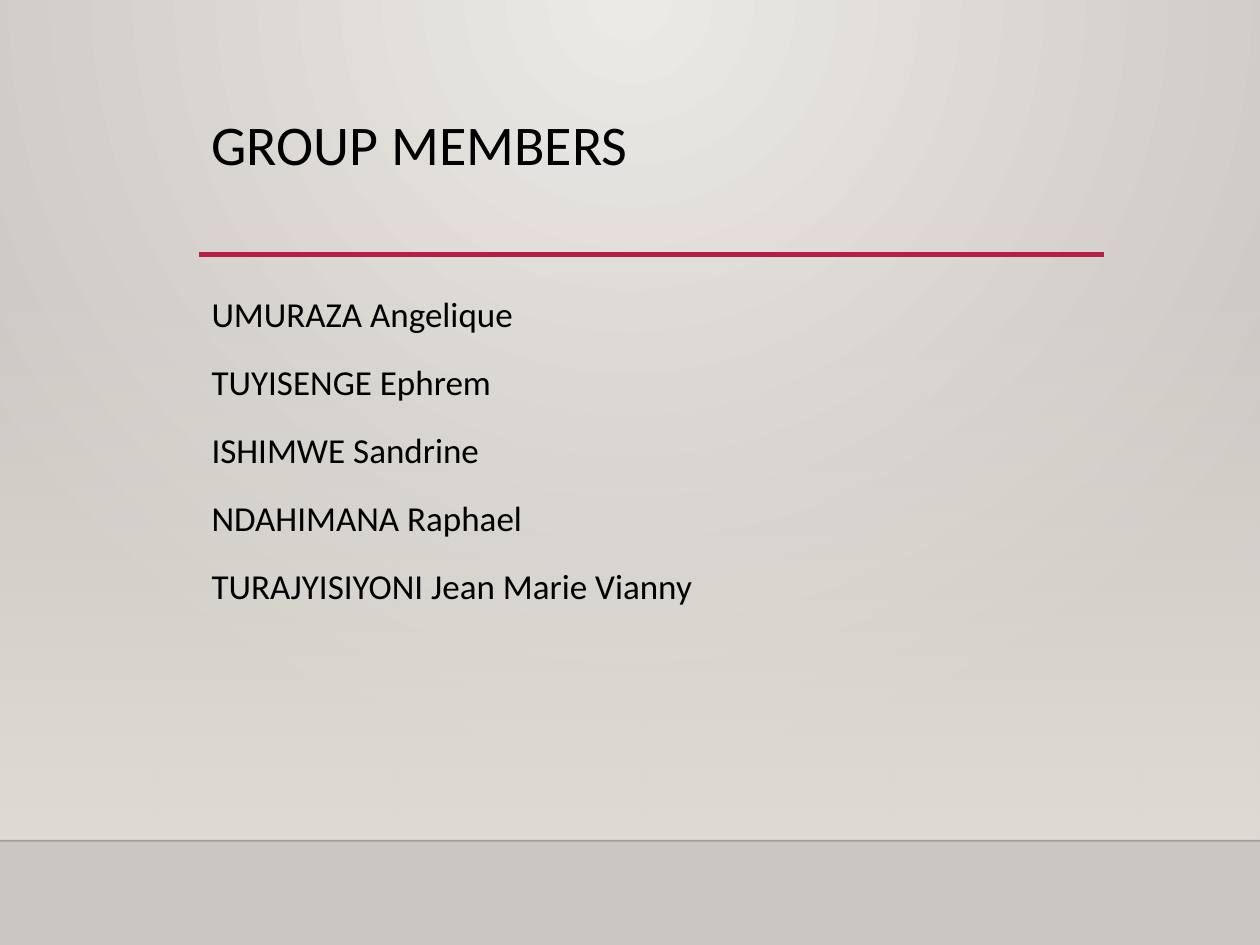
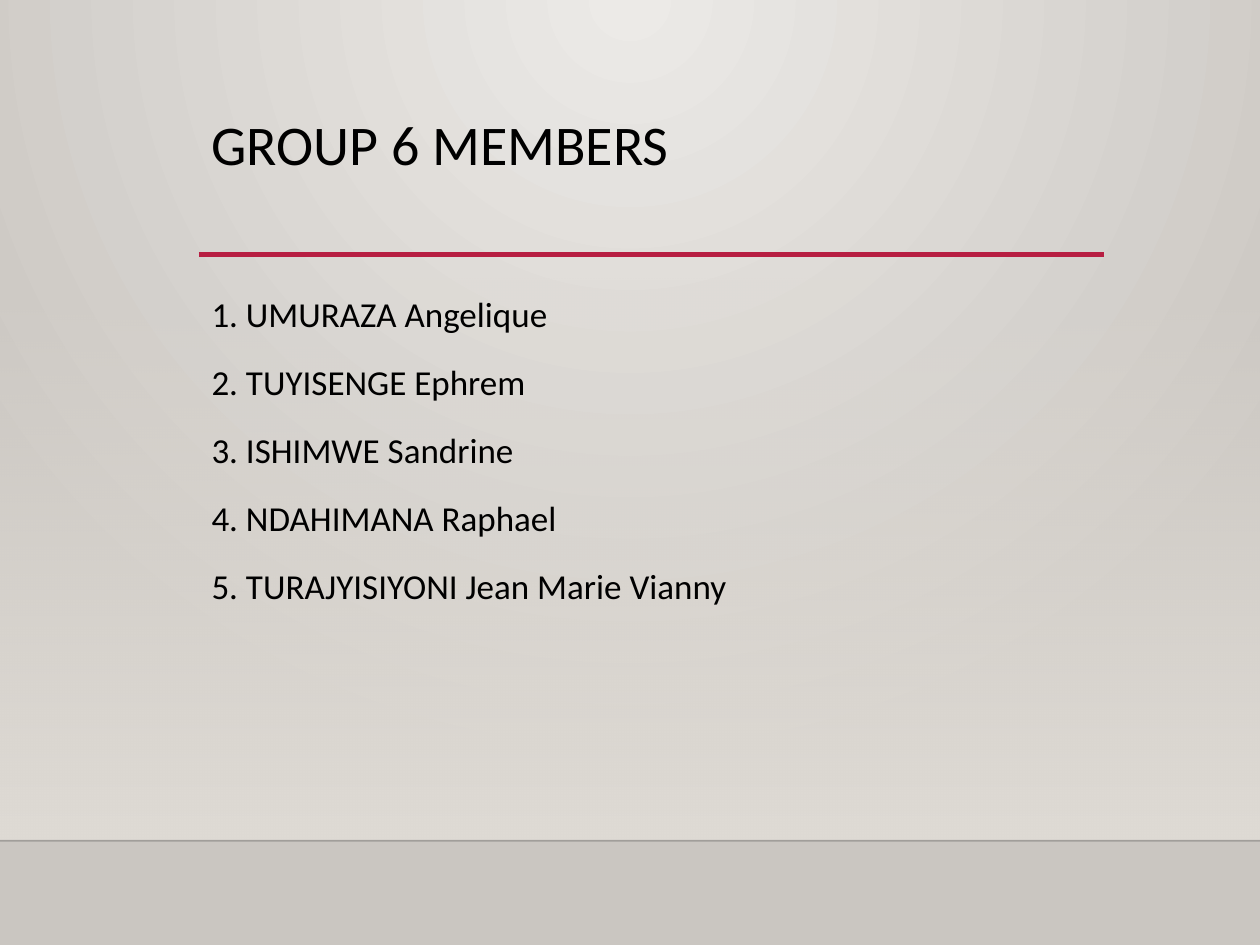
Before and after one commit to group6ai2026/LoanPayBackPrediction, a slide deck: slide 2 of PPT/Group6PPT.pptx (slide 6 before the commit). Drawn at 1260x945 pixels with LibreOffice and Linux fonts; fonts in the diff are those of the drawing; background and template pictures are left out. Boxes give left, top, right and bottom in pixels: in the first picture for what was removed or moved away, otherwise in the second. Text is boxed around its words. In the diff, an @@ line names an element or a change of style, - is before the commit and + after.

```diff
--- a/PPT/Group6PPT.pptx
+++ b/PPT/Group6PPT.pptx
@@ title at (212, 127, 668, 166): text changed @@
-GROUP MEMBERS
+GROUP 6 MEMBERS
@@ text at (212, 302, 727, 605): text changed @@
-UMURAZA Angelique
-TUYISENGE Ephrem
-ISHIMWE Sandrine
-NDAHIMANA Raphael
-TURAJYISIYONI Jean Marie Vianny
+1. UMURAZA Angelique
+2. TUYISENGE Ephrem
+3. ISHIMWE Sandrine
+4. NDAHIMANA Raphael
+5. TURAJYISIYONI Jean Marie Vianny
```
Also in this commit, not shown: 5 other slides changed, 7 slides added, 2 other files.
